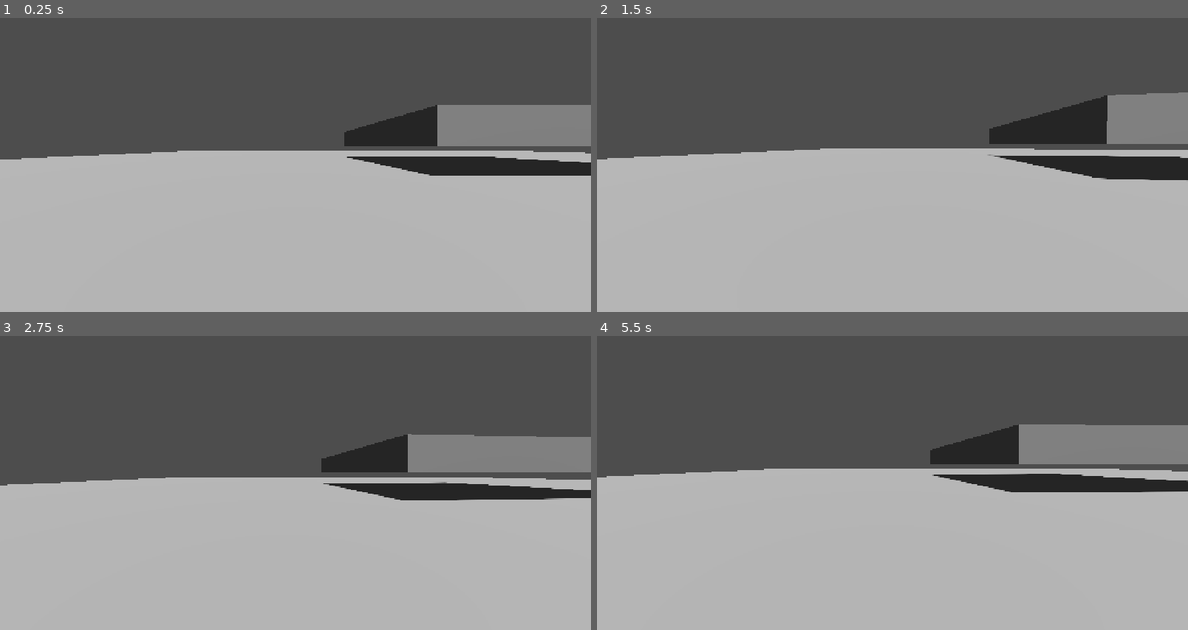
Above: before the commit, frames 1-4 (two rows, left to right).
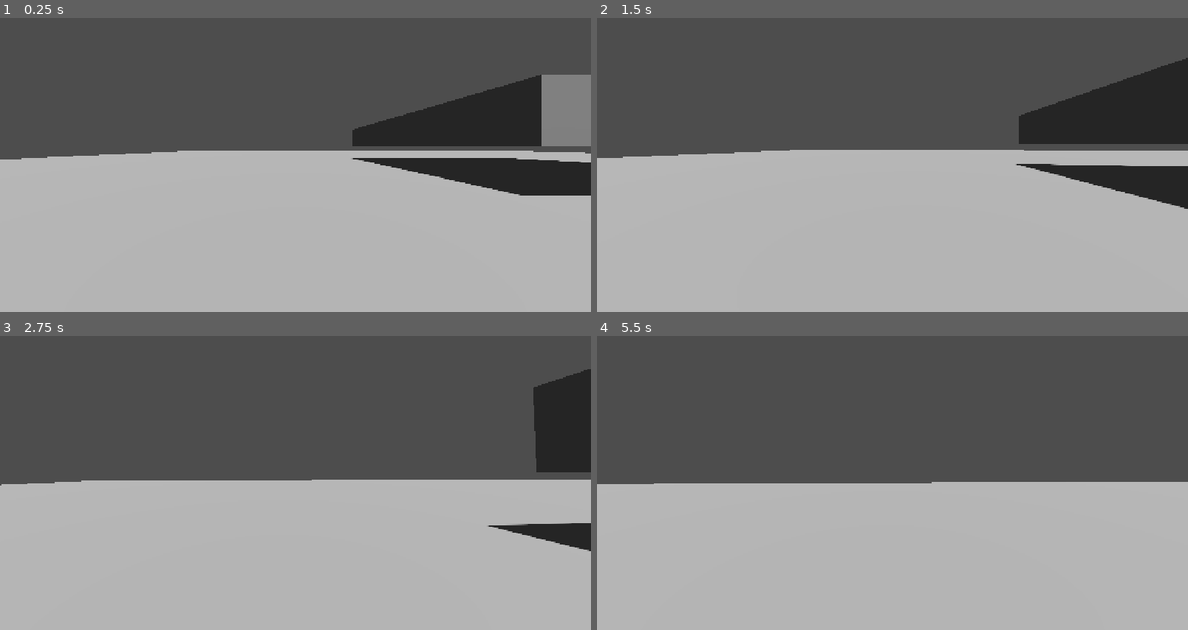
Above: after the commit, the same moments.

Repository: MertKelleci/MuhGame
Game: Godot game, scene res://levels/main.tscn
Two runs of this game, one before a commit and one after it. Both use one fixed random seed, a clock stepped at 60 frames per second and the inputs below.
Inputs (mouse positions are in pixels of both pictures, inside the frame that each line leads up to):
- Up to frame 1 (0.25 s): no input
- Up to frame 2 (1.5 s): tap Enter at 0.5 s; move the mouse to (922, 144) at 0.52 s; hold W (move_forward) from 0.53 s (still down); move the mouse to (862, 147) at 1.27 s
- Up to frame 3 (2.75 s): keep holding W (move_forward); move the mouse to (307, 459) at 2.02 s
- Up to frame 4 (5.5 s): keep holding W (move_forward); move the mouse to (886, 468) at 2.77 s; move the mouse to (933, 468) at 3.52 s; tap Space at 4.25 s; move the mouse to (845, 459) at 4.27 s; move the mouse to (898, 465) at 5.02 s

The runs differ from the first frame. In frame 1, 5.8% of the frame differs, in the area x 58-100%, y 19-61%; in frame 2, 6.5%; in frame 3, 10%; in frame 4, 11%, in the area x 0-100%, y 30-54%.

Commit message:
Movement in X and Y axis

Diff:
--- a/assets/scripts/player/player.gd
+++ b/assets/scripts/player/player.gd
@@ -1,4 +1,32 @@
 class_name PlayerController extends CharacterBody3D
+@export var acceleration : float = 1.0
+@export var decaleration : float = 0.8
+
+var _input_dir : Vector2 = Vector2.ZERO
+var _movement_velocity : Vector3 = Vector3.ZERO
+var speed : float = 10.0
+
+
+func _physics_process(delta: float) -> void:
+	if not is_on_floor():
+		velocity += get_gravity() * delta
+
+	# This gets the input directions vector
+	_input_dir = Input.get_vector("move_left", "move_right", "move_forward", "move_backward")
+	# This gets the vertical velocity (no jumping/falling)
+	var current_velocity = Vector2(_movement_velocity.x, _movement_velocity.z)
+	# This adjust our direction so that it's toward the direction we are looking at, and then normalizes it so that moving diagonally doesn't go faster than normal.
+	var direction = (transform.basis * Vector3(_input_dir.x, 0, _input_dir.y)).normalized()
+
+	if direction:
+		print(_input_dir)
+		current_velocity = lerp(current_velocity, Vector2(direction.x, direction.z) * speed, acceleration)
+	else:
+		current_velocity = current_velocity.move_toward(Vector2.ZERO, decaleration)
+
+	_movement_velocity = Vector3(current_velocity.x, velocity.y, current_velocity.y)
+	velocity = _movement_velocity
+	move_and_slide()
 
 func update_rotation(rotation_input) -> void:
 	global_transform.basis = Basis.from_euler(rotation_input)
--- a/levels/main.tscn
+++ b/levels/main.tscn
@@ -46,4 +46,4 @@
 mesh = SubResource("BoxMesh_i7ra8")
 
 [node name="Player" parent="." unique_id=1109983876 instance=ExtResource("1_2262g")]
-transform = Transform3D(1, 0, 0, 0, 1, 0, 0, 0, 1, -16.839247, 1, 20.469278)
+transform = Transform3D(1, 0, 0, 0, 1, 0, 0, 0, 1, -16.839247, 1, 16.054424)
